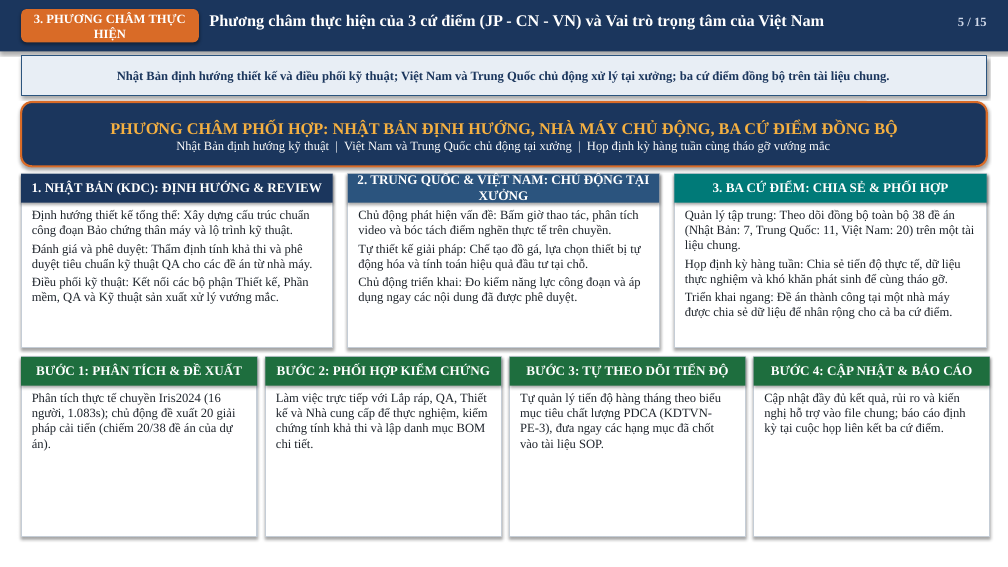
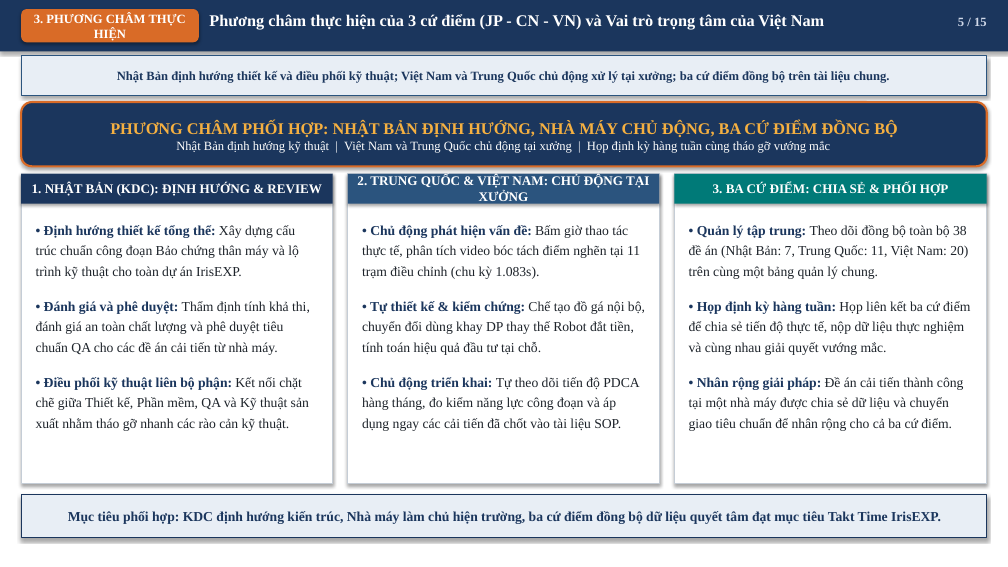
Before and after one commit to Nakazasen/bao_cao_dc_EXPIris, a slide deck: slide 5 of Bao_Cao_Dieu_Chinh_IrisEXP_VN.pptx. Drawn at 1008x567 pixels with LibreOffice and Linux fonts; fonts in the diff are those of the drawing. Boxes give left, top, right and bottom in pixels: in the first picture for what was removed or moved away, otherwise in the second. Text is boxed around its words. In the diff, an @@ line names an element or a change of style, - is before the commit and + after.

```diff
--- a/Bao_Cao_Dieu_Chinh_IrisEXP_VN.pptx
+++ b/Bao_Cao_Dieu_Chinh_IrisEXP_VN.pptx
@@ rectangle: place and size @@
-rectangle at (21, 174, 333, 348)
+rectangle at (21, 174, 333, 484)
@@ rectangle: place and size @@
-rectangle at (348, 174, 659, 348)
+rectangle at (348, 174, 659, 484)
@@ rectangle: place and size @@
-rectangle at (675, 174, 987, 348)
+rectangle at (675, 174, 987, 484)
@@ text at (36, 225, 310, 431): text changed; size 12 to 13 pt @@
-Định hướng thiết kế tổng thể: Xây dựng cấu trúc chuẩn công đoạn Bảo chứng thân máy và lộ trình kỹ thuật.
-Đánh giá và phê duyệt: Thẩm định tính khả thi và phê duyệt tiêu chuẩn kỹ thuật QA cho các đề án từ nhà máy.
-Điều phối kỹ thuật: Kết nối các bộ phận Thiết kế, Phần mềm, QA và Kỹ thuật sản xuất xử lý vướng mắc.
+• Định hướng thiết kế tổng thể: Xây dựng cấu trúc chuẩn công đoạn Bảo chứng thân máy và lộ trình kỹ thuật cho toàn dự án IrisEXP.
+• Đánh giá và phê duyệt: Thẩm định tính khả thi, đánh giá an toàn chất lượng và phê duyệt tiêu chuẩn QA cho các đề án cải tiến từ nhà máy.
+• Điều phối kỹ thuật liên bộ phận: Kết nối chặt chẽ giữa Thiết kế, Phần mềm, QA và Kỹ thuật sản xuất nhằm tháo gỡ nhanh các rào cản kỹ thuật.
@@ text at (362, 225, 645, 431): text changed; size 12 to 13 pt @@
-Chủ động phát hiện vấn đề: Bấm giờ thao tác, phân tích video và bóc tách điểm nghẽn thực tế trên chuyền.
-Tự thiết kế giải pháp: Chế tạo đồ gá, lựa chọn thiết bị tự động hóa và tính toán hiệu quả đầu tư tại chỗ.
-Chủ động triển khai: Đo kiểm năng lực công đoạn và áp dụng ngay các nội dung đã được phê duyệt.
+• Chủ động phát hiện vấn đề: Bấm giờ thao tác thực tế, phân tích video bóc tách điểm nghẽn tại 11 trạm điều chỉnh (chu kỳ 1.083s).
+• Tự thiết kế & kiểm chứng: Chế tạo đồ gá nội bộ, chuyển đổi dùng khay DP thay thế Robot đắt tiền, tính toán hiệu quả đầu tư tại chỗ.
+• Chủ động triển khai: Tự theo dõi tiến độ PDCA hàng tháng, đo kiểm năng lực công đoạn và áp dụng ngay các cải tiến đã chốt vào tài liệu SOP.
@@ text at (689, 225, 970, 431): text changed; size 12 to 13 pt @@
-Quản lý tập trung: Theo dõi đồng bộ toàn bộ 38 đề án (Nhật Bản: 7, Trung Quốc: 11, Việt Nam: 20) trên một tài liệu chung.
-Họp định kỳ hàng tuần: Chia sẻ tiến độ thực tế, dữ liệu thực nghiệm và khó khăn phát sinh để cùng tháo gỡ.
-Triển khai ngang: Đề án thành công tại một nhà máy được chia sẻ dữ liệu để nhân rộng cho cả ba cứ điểm.
+• Quản lý tập trung: Theo dõi đồng bộ toàn bộ 38 đề án (Nhật Bản: 7, Trung Quốc: 11, Việt Nam: 20) trên cùng một bảng quản lý chung.
+• Họp định kỳ hàng tuần: Họp liên kết ba cứ điểm để chia sẻ tiến độ thực tế, nộp dữ liệu thực nghiệm và cùng nhau giải quyết vướng mắc.
+• Nhân rộng giải pháp: Đề án cải tiến thành công tại một nhà máy được chia sẻ dữ liệu và chuyển giao tiêu chuẩn để nhân rộng cho cả ba cứ điểm.
@@ rectangle removed at (21, 357, 257, 537) @@
@@ rectangle removed at (21, 357, 257, 386) @@
-BƯỚC 1: PHÂN TÍCH & ĐỀ XUẤT
@@ rectangle removed at (265, 357, 501, 537) @@
@@ rectangle removed at (265, 357, 501, 386) @@
-BƯỚC 2: PHỐI HỢP KIỂM CHỨNG
@@ rectangle removed at (510, 357, 746, 537) @@
@@ rectangle removed at (510, 357, 746, 386) @@
-BƯỚC 3: TỰ THEO DÕI TIẾN ĐỘ
@@ rectangle removed at (754, 357, 990, 537) @@
@@ rectangle removed at (754, 357, 990, 386) @@
-BƯỚC 4: CẬP NHẬT & BÁO CÁO
@@ text removed at (32, 393, 236, 451) @@
-Phân tích thực tế chuyền Iris2024 (16 người, 1.083s); chủ động đề xuất 20 giải pháp cải tiến (chiếm 20/38 đề án của dự án).
@@ text removed at (276, 393, 488, 448) @@
-Làm việc trực tiếp với Lắp ráp, QA, Thiết kế và Nhà cung cấp để thực nghiệm, kiểm chứng tính khả thi và lập danh mục BOM chi tiết.
@@ text removed at (520, 393, 721, 450) @@
-Tự quản lý tiến độ hàng tháng theo biểu mục tiêu chất lượng PDCA (KDTVN-PE-3), đưa ngay các hạng mục đã chốt vào tài liệu SOP.
@@ text removed at (764, 393, 965, 435) @@
-Cập nhật đầy đủ kết quả, rủi ro và kiến nghị hỗ trợ vào file chung; báo cáo định kỳ tại cuộc họp liên kết ba cứ điểm.
@@ rectangle added at (21, 495, 987, 538), fill #E8EEF5, outline #1B365D 1 pt, 13 pt, text #1B365D, bold @@
+Mục tiêu phối hợp: KDC định hướng kiến trúc, Nhà máy làm chủ hiện trường, ba cứ điểm đồng bộ dữ liệu quyết tâm đạt mục tiêu Takt Time IrisEXP.
```
Also in this commit, not shown: 2 other slides changed, 2 other files.
